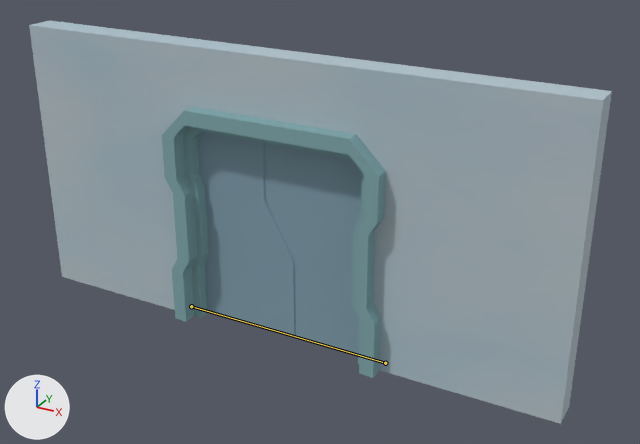
A saved change to the Blender file Assets/Models/Door.blend.
One viewpoint serves both versions: a camera (50 mm lens) standing at (14.3, -23.3, 16.3) and looking at (1.3, 0.4, 4.4). Arrows for +X, +Y and +Z are at lower left; the lights stay in place. The bones that bend it are drawn over the model as lines.

In view in the first picture: 'DoorFrame', 'DoorLeft', 'DoorRight'.
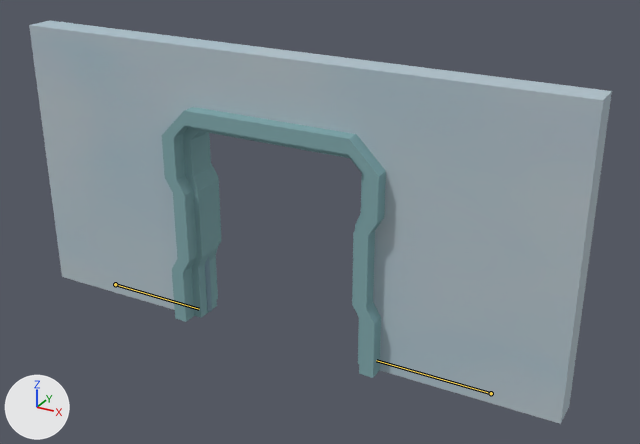
Commit message: Correct the animation timing.

The newer file adds an action. The first version stands in its rest pose; the second is drawn at frame 10 of the action 'DoorControlAction.001'.

What differs and where, as boxes (x1, y1, x2, y2) in the pictures (640 x 444 px):
```json
{"object": "DoorRight", "change": "posed", "before": [264, 143, 362, 355], "on screen": "not visible afterwards"}
{"object": "DoorLeft", "change": "posed", "before": [197, 132, 296, 337], "after": [205, 257, 212, 312]}
{"bone": "LeftDoor", "before": "(191, 306) to (283, 333)", "after": "(115, 284) to (199, 309)"}
{"bone": "RightDoor", "before": "(385, 363) to (283, 333)", "after": "(491, 393) to (376, 360)"}
```

Edits to the scene script, one JSON object a line:
```json
{"block": "bone_leftdoor", "where": "bone_leftdoor = bpy.data.objects['DoorControl'].pose.bones['LeftDoor']"}
{"op": "set", "path": "bone_leftdoor.location", "old": "(0.0, 0.0, 0.0)", "new": "(0.0, -3.66, 0.0)"}
{"block": "bone_rightdoor", "where": "bone_rightdoor = bpy.data.objects['DoorControl'].pose.bones['RightDoor']"}
{"op": "set", "path": "bone_rightdoor.location", "old": "(0.0, 0.0, 0.0)", "new": "(0.0, -3.67, 0.0)"}
```
